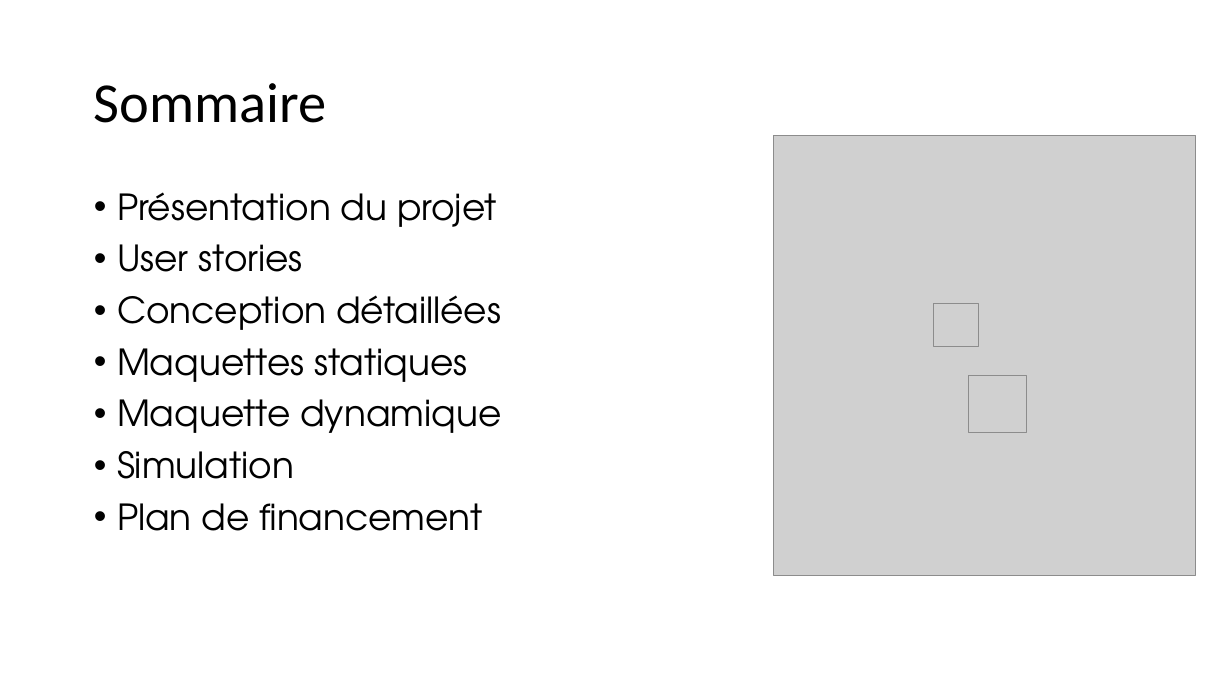
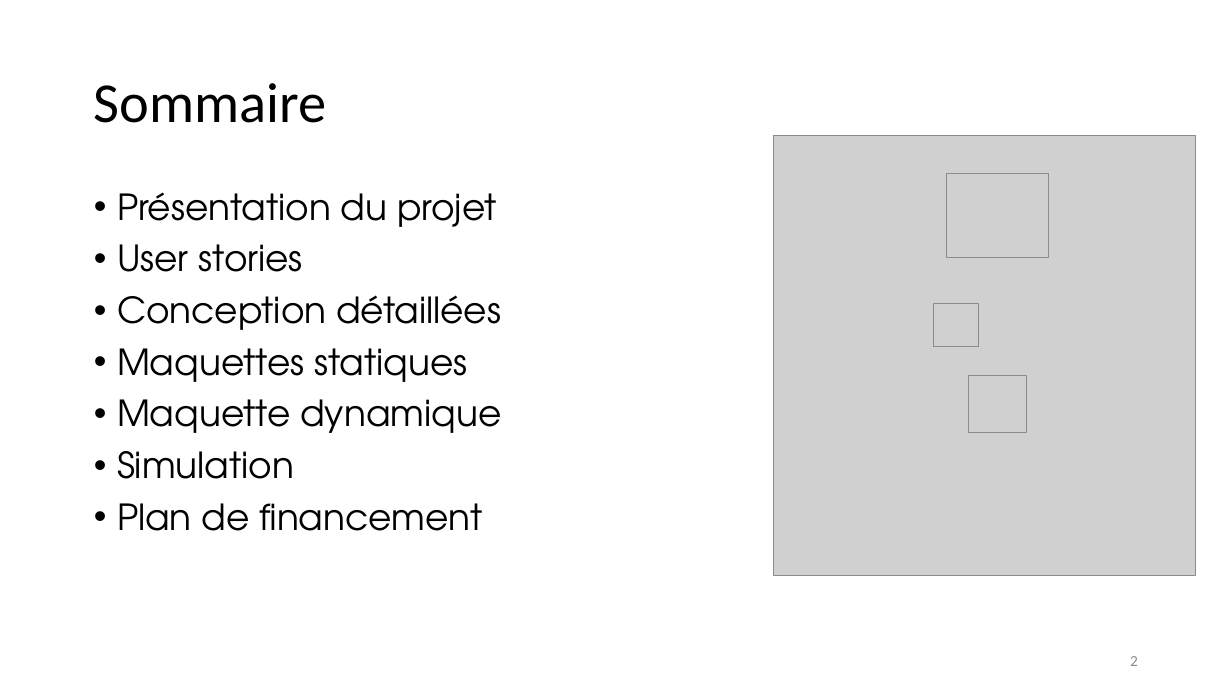
Before and after one commit to Damien-Collot/Repart, a slide deck: slide 2 of Présentation Repart.pptx. Drawn at 1232x693 pixels with LibreOffice and Linux fonts; fonts in the diff are those of the drawing; grey boxes stand for pictures. Boxes give left, top, right and bottom in pixels: in the first picture for what was removed or moved away, otherwise in the second. Text is boxed around its words. In the diff, an @@ line names an element or a change of style, - is before the commit and + after.

```diff
--- a/Présentation Repart.pptx
+++ b/Présentation Repart.pptx
@@ picture added at [946, 174, 1049, 258] @@
@@ page number added at [1130, 656, 1138, 666], 12 pt, text #8C8C8C @@
+2
```
Also in this commit, not shown: 10 other slides changed, 3 other files.
